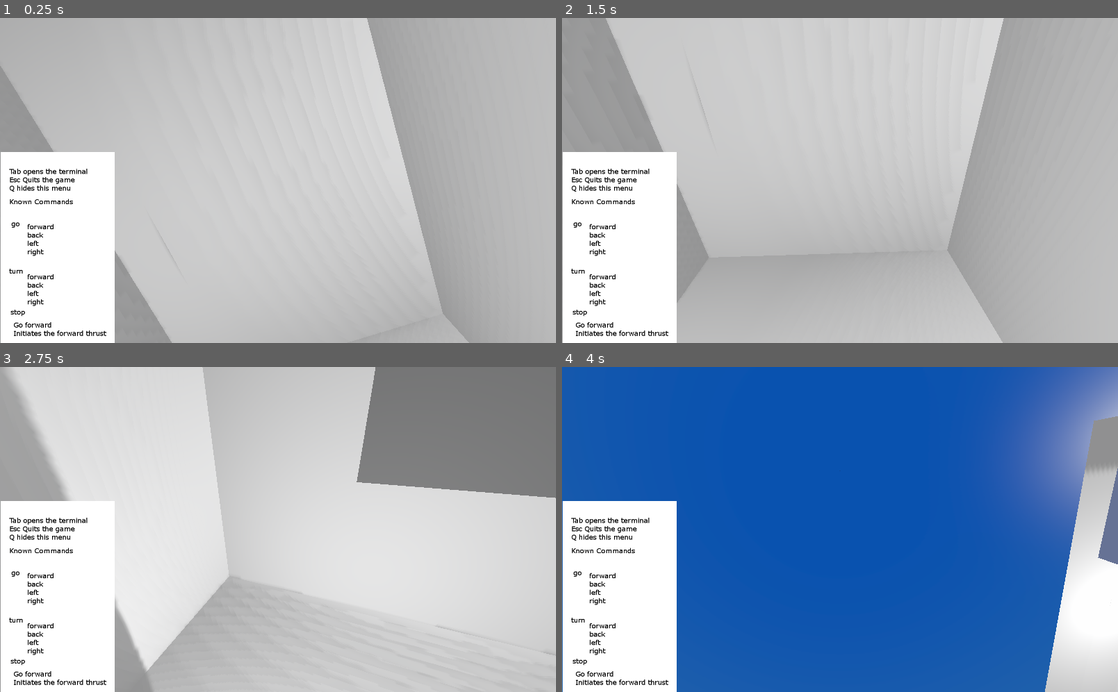
Above: before the commit, frames 1-4 (two rows, left to right).
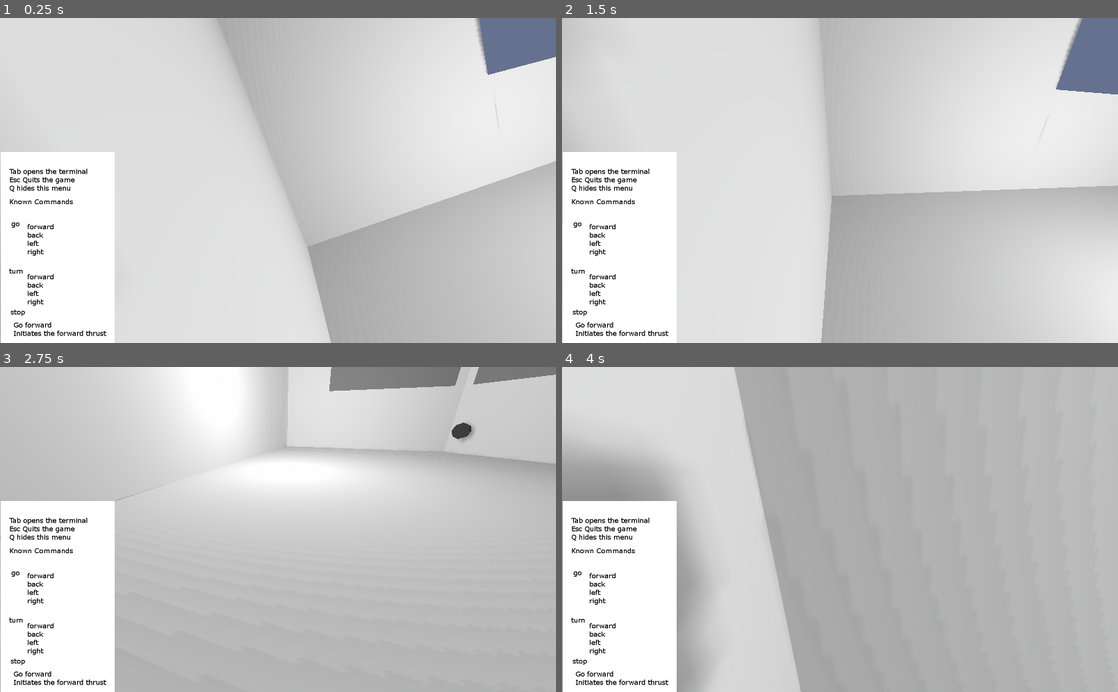
Above: after the commit, the same moments.

Repository: technofromage/SpaceGame
Game: Godot game, scene res://Spaceship.tscn
Two runs of this game, one before a commit and one after it. Both use one fixed random seed, a clock stepped at 60 frames per second and the inputs below.
Inputs (mouse positions are in pixels of both pictures, inside the frame that each line leads up to):
- Up to frame 1 (0.25 s): no input
- Up to frame 2 (1.5 s): tap Enter (ui_accept) at 0.5, 0.77 s; move the mouse to (962, 164) at 0.52 s; hold D (ui_right) 0.53-1.28 s; tap 1 at 0.6, 1.35 s; move the mouse to (728, 196) at 1.27 s; hold S (ui_down) from 1.28 s (still down)
- Up to frame 3 (2.75 s): tap Enter (ui_accept) at 1.52 s; move the mouse to (333, 458) at 2.02 s; release S (ui_down) at 2.03 s; hold D (ui_right) from 2.03 s (still down); tap 1 at 2.1 s
- Up to frame 4 (4 s): move the mouse to (812, 594) at 2.77 s; release D (ui_right) at 2.78 s; hold W (ui_up) 2.78-3.53 s; tap 1 at 2.85, 3.6 s; tap Enter (ui_accept) at 3.02, 3.77 s; move the mouse to (1006, 578) at 3.52 s; hold A (ui_left) from 3.53 s (still down)

The runs differ from the first frame. In frame 1, 40% of the frame differs, in the area x 0-100%, y 0-100%; in frame 2, 43%; in frame 3, 45%; in frame 4, 87%.
Error after the commit: Invalid get index 'translation' (on base: 'null instance'). (res://Space_Camera.tres.gd:16)

Commit message:
implemented camera cameras
1 and 2 swap between cameras

Diff:
--- a/Camera.gd
+++ b/Camera.gd
@@ -1,12 +1,20 @@
 extends Camera
 
+export var key = KEY_1
+export var sensitivity_vert = 0.001
 
-export var sensitivity_vert = 0.001
+
 
 func _physics_process(delta):
 	Input.set_mouse_mode(Input.MOUSE_MODE_HIDDEN)
-	#vertical camera rotation
-	if !globals.is_movement_locked:
+	if (self==get_viewport().get_camera()):
+		get_viewport().warp_mouse(Vector2(500,300))
 		var rotation_vert
 		rotation_vert=get_viewport().get_mouse_position().y-300
-		rotate(Vector3(1,0,0),-rotation_vert*sensitivity_vert)
+		rotate_object_local(Vector3(1,0,0),-rotation_vert*sensitivity_vert)
+		var rotation_horz
+		rotation_horz=get_viewport().get_mouse_position().x-500
+		rotate(Vector3(0,1,0),-rotation_horz*sensitivity_vert)
+
+	if Input.is_key_pressed(key):
+		make_current()
--- a/Controlls.gd
+++ b/Controlls.gd
@@ -1,6 +1,9 @@
 extends TextureRect
 
 func _process(delta):
+	if Input.is_action_pressed("ui_cancel"):
+		OS.exit_code = 0 # OK
+		get_tree().quit()
 	var is_open=true;
 	if Input.is_action_just_pressed("ui_menu_alt"):
 		set_visible(!is_visible())
--- a/KinematicBody.gd
+++ /dev/null
@@ -1,35 +0,0 @@
-extends KinematicBody
-
-# Declare member variables here. Examples:
-# var a = 2
-# var b = "text"
-
-export var speed = 10
-export var sensitivity_horz = 0.001
-
-
-
-
-# Called every frame. 'delta' is the elapsed time since the previous frame.
-func _process(delta):
-	if Input.is_action_pressed("ui_cancel"):
-		OS.exit_code = 0 # OK
-		get_tree().quit()
-
-func _physics_process(delta):
-	if !globals.is_movement_locked:
-		#walk around-movement
-		var direction: Vector3;
-		direction.x = Input.get_action_strength("ui_right") - Input.get_action_strength("ui_left")
-		direction.z = Input.get_action_strength("ui_down") - Input.get_action_strength("ui_up")
-		if abs(direction.x) == 1 and abs(direction.z) == 1:
-			direction = direction.normalized()
-		var movement = speed * direction * delta
-		translate(movement)
-
-		#horizontal camera rotation
-		#note that the up vert rotation is handeled by the camera object
-		var rotation_horz
-		get_viewport().warp_mouse(Vector2(500,300))
-		rotation_horz=get_viewport().get_mouse_position().x-500
-		rotate_y(-rotation_horz*sensitivity_horz)
--- a/Spaceship.tscn
+++ b/Spaceship.tscn
@@ -1,15 +1,14 @@
-[gd_scene load_steps=25 format=2]
-
-[ext_resource path="res://KinematicBody.gd" type="Script" id=1]
-[ext_resource path="res://Camera.gd" type="Script" id=2]
-[ext_resource path="res://PopupPanel.gd" type="Script" id=3]
-[ext_resource path="res://grey.png" type="Texture" id=4]
-[ext_resource path="res://HistoryTextPanel.gd" type="Script" id=5]
-[ext_resource path="res://temp_hud_translate.tres.gd" type="Script" id=6]
-[ext_resource path="res://temp_hud_rotation.gd" type="Script" id=7]
-[ext_resource path="res://sidemenu.png" type="Texture" id=8]
-[ext_resource path="res://Controlls.gd" type="Script" id=9]
-[ext_resource path="res://Space_Camera.tres.gd" type="Script" id=10]
+[gd_scene load_steps=27 format=2]
+
+[ext_resource path="res://PopupPanel.gd" type="Script" id=1]
+[ext_resource path="res://grey.png" type="Texture" id=2]
+[ext_resource path="res://HistoryTextPanel.gd" type="Script" id=3]
+[ext_resource path="res://temp_hud_translate.tres.gd" type="Script" id=4]
+[ext_resource path="res://temp_hud_rotation.gd" type="Script" id=5]
+[ext_resource path="res://sidemenu.png" type="Texture" id=6]
+[ext_resource path="res://Controlls.gd" type="Script" id=7]
+[ext_resource path="res://Space_Camera.tres.gd" type="Script" id=8]
+[ext_resource path="res://Camera.gd" type="Script" id=9]
 
 [sub_resource type="ViewportTexture" id=1]
 viewport_path = NodePath("Outside/spaceship_outside/sideView")
@@ -26,9 +25,7 @@
 albedo_color = Color( 0.722656, 0.791992, 1, 1 )
 roughness = 0.0
 
-[sub_resource type="CubeMesh" id=6]
-flip_faces = true
-size = Vector3( 10, 8, 6 )
+[sub_resource type="PlaneMesh" id=6]
 
 [sub_resource type="ViewportTexture" id=7]
 viewport_path = NodePath("Outside/spaceship_outside/frontView")
@@ -37,7 +34,9 @@
 resource_local_to_scene = true
 albedo_texture = SubResource( 7 )
 
-[sub_resource type="Image" id=15]
+[sub_resource type="PlaneMesh" id=9]
+
+[sub_resource type="Image" id=18]
 data = {
 "data": PoolByteArray( 255, 255, 255, 255, 255, 255, 255, 255, 255, 255, 255, 255, 255, 255, 255, 255, 255, 255, 255, 2 …(48679 unchanged characters)…
 "format": "RGB8",
@@ -61,58 +60,91 @@
 "width": 64
 }
 
-[sub_resource type="ImageTexture" id=12]
+[sub_resource type="ImageTexture" id=15]
 flags = 5
 flags = 5
-image = SubResource( 16 )
+image = SubResource( 19 )
 size = Vector2( 32, 32 )
 
-[sub_resource type="CubeMesh" id=13]
+[sub_resource type="CubeMesh" id=16]
 size = Vector3( 0.5, 0.5, 0.5 )
 
-[sub_resource type="CubeMesh" id=14]
+[sub_resource type="CubeMesh" id=17]
 size = Vector3( 2, 0, 1 )
 
+[sub_resource type="SpatialMaterial" id=10]
+albedo_color = Color( 0.294118, 0.294118, 0.294118, 1 )
+
+[sub_resource type="CylinderMesh" id=11]
+material = SubResource( 10 )
+top_radius = 1.2
+height = 3.0
+radial_segments = 8
+rings = 2
+
 [node name="spacePrograming" type="Spatial"]
 
 [node name="Inside" type="Spatial" parent="."]
 editor/display_folded = true
 
 [node name="sideViewWindow" type="MeshInstance" parent="Inside"]
-transform = Transform( 1.41421, 0, 0.707107, 0, 2, 0, -1.41421, 0, 0.707107, -3.9, 0, -1.99 )
+transform = Transform( 2.82843, 0, 0.707107, 0, 2, 0, -2.82843, 0, 0.707107, -4.48266, 0, -1.41305 )
 material_override = SubResource( 2 )
 mesh = SubResource( 3 )
 material/0 = null
 
 [node name="Cube" type="MeshInstance" parent="Inside"]
-transform = Transform( 1, 0, 0, 0, 1, 0, 0, 0, 1, 3.79, 2.42, 2.14 )
+transform = Transform( 1, 0, 0, 0, 1, 0, 0, 0, 1, -0.485034, -2.08988, 1.09103 )
 mesh = SubResource( 4 )
 material/0 = SubResource( 5 )
 
-[node name="MeshInstance" type="MeshInstance" parent="Inside"]
-transform = Transform( 1, 0, 0, 0, 1, 0, 0, 0, 1, 0.0323167, -0.0101489, 0.00947559 )
+[node name="Floor" type="MeshInstance" parent="Inside"]
+transform = Transform( 15, 0, 0, 0, 1, 0, 0, 0, 15, 0, -3, 8 )
 mesh = SubResource( 6 )
 material/0 = null
 
+[node name="Floor2" type="MeshInstance" parent="Inside"]
+transform = Transform( 15, 0, 0, 0, -1, 1.31134e-006, 0, -8.74228e-008, -15, 0, 3.00833, 8 )
+mesh = SubResource( 6 )
+material/0 = null
+
 [node name="frontViewWindow" type="MeshInstance" parent="Inside"]
-transform = Transform( 4, 0, 0, 0, 2, 0, 0, 0, 1, 0, 0, -2.99 )
+transform = Transform( 4, 0, 0, 0, 2, 0, 0, 0, 1, -0.649883, 0, -2.99 )
 material_override = SubResource( 8 )
 mesh = SubResource( 3 )
 material/0 = null
 
 [node name="OmniLight" type="OmniLight" parent="Inside"]
-transform = Transform( 1, 0, 0, 0, 1, 0, 0, 0, 1, 1.38866, 2.85706, 1.96509 )
+transform = Transform( 1, 0, 0, 0, 1, 0, 0, 0, 1, 1.38702, 1.19849, 2.01836 )
 shadow_enabled = true
 omni_range = 10.0
 
-[node name="PlayerBody" type="KinematicBody" parent="."]
-transform = Transform( 1, 0, 0, 0, 1, 0, 0, 0, 1, 0, 0, -1 )
-script = ExtResource( 1 )
-
-[node name="Camera" type="Camera" parent="PlayerBody"]
-fov = 74.0
-near = 0.1
-script = ExtResource( 2 )
+[node name="walls" type="Node" parent="Inside"]
+
+[node name="wall1" type="MeshInstance" parent="Inside/walls"]
+transform = Transform( 3, 0, 0, 0, -0.00377263, -2.99998, 0, 0.999993, -0.0113179, 0, 0, -3 )
+mesh = SubResource( 9 )
+material/0 = null
+
+[node name="wall2" type="MeshInstance" parent="Inside/walls"]
+transform = Transform( 2.12132, 0.707107, -9.27259e-008, 0, -4.37114e-008, -3, -2.12132, 0.707107, -9.27259e-008, -4.949, 0, -0.958584 )
+mesh = SubResource( 9 )
+material/0 = null
+
+[node name="wall4" type="MeshInstance" parent="Inside/walls"]
+transform = Transform( -1.31134e-007, 1, -1.31134e-007, 0, -4.37114e-008, -3, -3, -4.37114e-008, 5.73206e-015, -7.05494, 0, 3.96221 )
+mesh = SubResource( 9 )
+material/0 = null
+
+[node name="wall3" type="MeshInstance" parent="Inside/walls"]
+transform = Transform( 1.16824e-006, -1, -1.7133e-009, -0.0226933, -1.65326e-010, -2.99998, 5.99996, 1.94707e-007, -0.0113467, 2.97194, -0.0140285, 2.95883 )
+mesh = SubResource( 9 )
+material/0 = null
+
+[node name="wall5" type="MeshInstance" parent="Inside/walls"]
+transform = Transform( -6, 1.50995e-007, 1.7133e-009, 0, 0.00378222, -2.99998, -9.05975e-007, -0.999993, -0.0113467, -2.97854, 0.115941, 7.07174 )
+mesh = SubResource( 9 )
+material/0 = null
 
 [node name="UI" type="Node" parent="."]
 
@@ -222,53 +254,54 @@
 margin_right = 301.432
 margin_bottom = 1067.73
 rect_scale = Vector2( 0.7, 0.7 )
-texture = ExtResource( 8 )
-script = ExtResource( 9 )
+texture = ExtResource( 6 )
+script = ExtResource( 7 )
 
 [node name="Outside" type="Spatial" parent="."]
+editor/display_folded = true
 transform = Transform( 1, 0, 0, 0, 1, 0, 0, 0, 1, 0, 0, -10 )
 
 [node name="CubeOuside" type="MeshInstance" parent="Outside"]
 transform = Transform( 0.97989, 0, 0.199538, 0.06163, 0.951106, -0.302652, -0.189782, 0.308863, 0.93198, -0.03, -0.0100002, -5.47543 )
-mesh = SubResource( 13 )
+mesh = SubResource( 16 )
 material/0 = null
 
 [node name="CubeOuside2" type="MeshInstance" parent="Outside"]
 transform = Transform( 0.97989, 0, 0.199538, 0.06163, 0.951106, -0.302652, -0.189782, 0.308863, 0.93198, -4.51972, -0.0100002, -9.29068 )
-mesh = SubResource( 13 )
+mesh = SubResource( 16 )
 material/0 = null
 
 [node name="CubeOuside3" type="MeshInstance" parent="Outside"]
 transform = Transform( 0.97989, 0, 0.199538, 0.06163, 0.951106, -0.302652, -0.189782, 0.308863, 0.93198, -6.55269, -0.0100002, -4.41548 )
-mesh = SubResource( 13 )
+mesh = SubResource( 16 )
 material/0 = null
 
 [node name="Floor" type="MeshInstance" parent="Outside"]
 transform = Transform( 2, 0, 0, 0, 1, 0, 0, 0, 1, 0, -1, 2 )
 visible = false
-mesh = SubResource( 14 )
+mesh = SubResource( 17 )
 material/0 = null
 
 [node name="Floor2" type="MeshInstance" parent="Outside"]
 transform = Transform( -4.37114e-008, -1, 0, 1, -4.37114e-008, 0, 0, 0, 1, 2, 0, 2 )
 visible = false
-mesh = SubResource( 14 )
+mesh = SubResource( 17 )
 material/0 = null
 
 [node name="Floor4" type="MeshInstance" parent="Outside"]
 transform = Transform( -4.37114e-008, -1, 0, 1, -4.37114e-008, 0, 0, 0, 1, -2, 0, 2 )
 visible = false
-mesh = SubResource( 14 )
+mesh = SubResource( 17 )
 material/0 = null
 
 [node name="Floor3" type="MeshInstance" parent="Outside"]
 transform = Transform( 2, 0, 0, 0, 0.999961, -0.00885192, 0, 0.00885192, 0.999961, 0, 1, 2 )
 visible = false
-mesh = SubResource( 14 )
+mesh = SubResource( 17 )
 material/0 = null
 
 [node name="OmniLight2" type="OmniLight" parent="Outside"]
-transform = Transform( 1, 0, 0, 0, 1, 0, 0, 0, 1, 0, 0.733959, 3.22609 )
+transform = Transform( 1, 0, 0, 0, 1, 0, 0, 0, 1, 0.301369, 1.13488, 1.02049 )
 shadow_enabled = true
 omni_range = 10.0
 
@@ -295,4 +328,28 @@
 transform = Transform( 0.707107, 0, 0.707107, 0, 1, 0, -0.707107, 0, 0.707107, -3.9, 0, -9 )
 current = true
 fov = 90.0
-script = ExtResource( 10 )
+script = ExtResource( 8 )
+
+[node name="Camera" type="Camera" parent="."]
+editor/display_folded = true
+transform = Transform( 1, 0, 0, 0, 1, 0, 0, 0, 1, -0.0239248, 2.02753, 6.71442 )
+fov = 74.0
+near = 0.1
+script = ExtResource( 9 )
+
+[node name="camera_model" type="MeshInstance" parent="Camera"]
+transform = Transform( 0.2, 0, 0, 0, -8.74228e-009, 0.2, 0, -0.2, -8.74228e-009, 0, 0, 0 )
+mesh = SubResource( 11 )
+material/0 = null
+
+[node name="Camera2" type="Camera" parent="."]
+transform = Transform( -0.873657, 0, -0.486542, 0, 1, 0, 0.486542, 0, -0.873657, -3.16387, 2.29774, -2.65645 )
+fov = 74.0
+near = 0.1
+script = ExtResource( 9 )
+key = 50
+
+[node name="camera_model" type="MeshInstance" parent="Camera2"]
+transform = Transform( 0.2, 0, 0, 0, -8.74228e-009, 0.2, 0, -0.2, -8.74228e-009, 0, 0, 0 )
+mesh = SubResource( 11 )
+material/0 = null
--- a/globals.gd
+++ b/globals.gd
@@ -1,6 +1,6 @@
 extends Node
 # Global Variables
-var is_movement_locked = false
+var is_movement_locked = true
 
 #spaceship_motion
 var accel = Vector3(0,0,0)
Not shown: 11 places in Spaceship.tscn that only renumber resources
